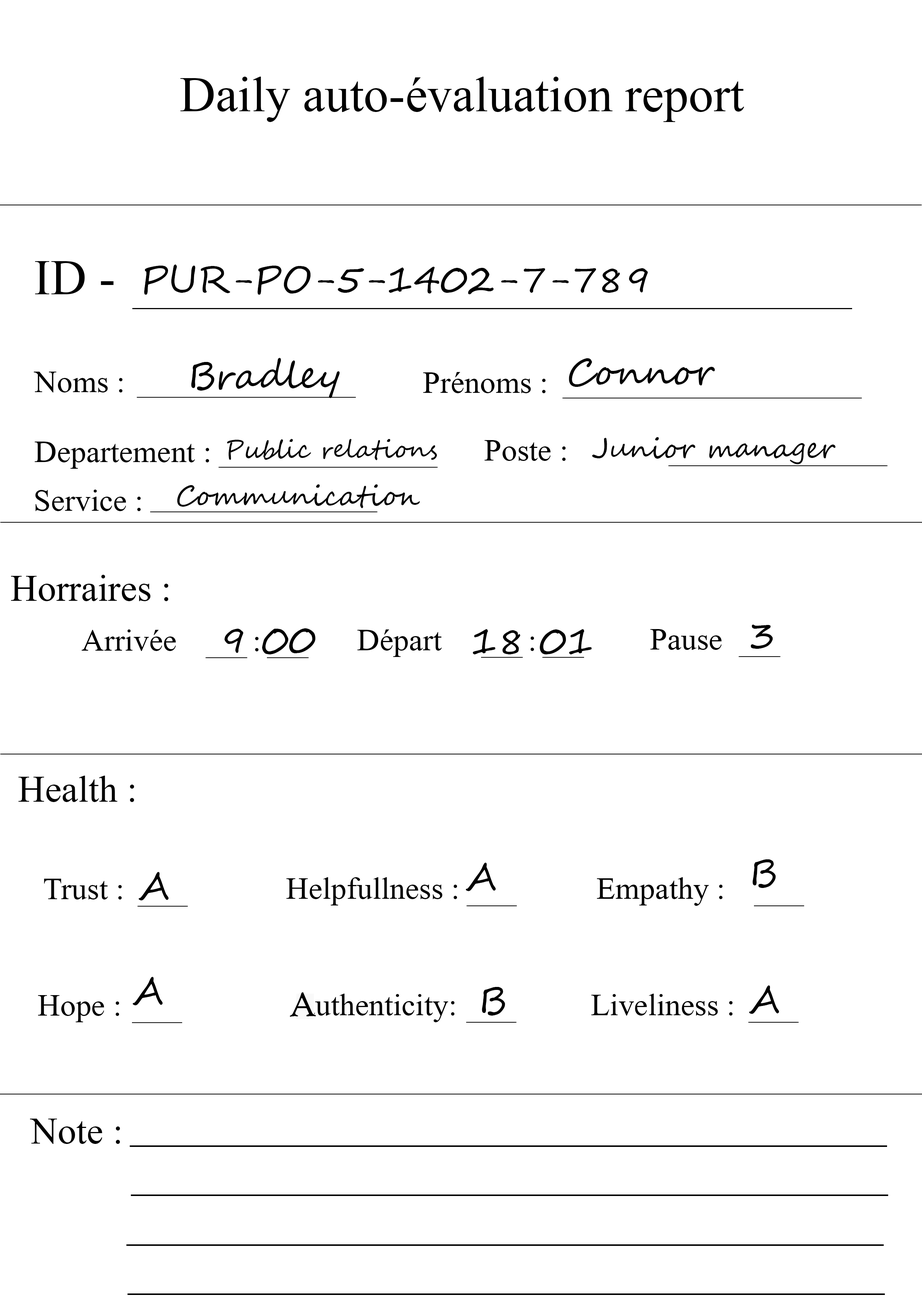
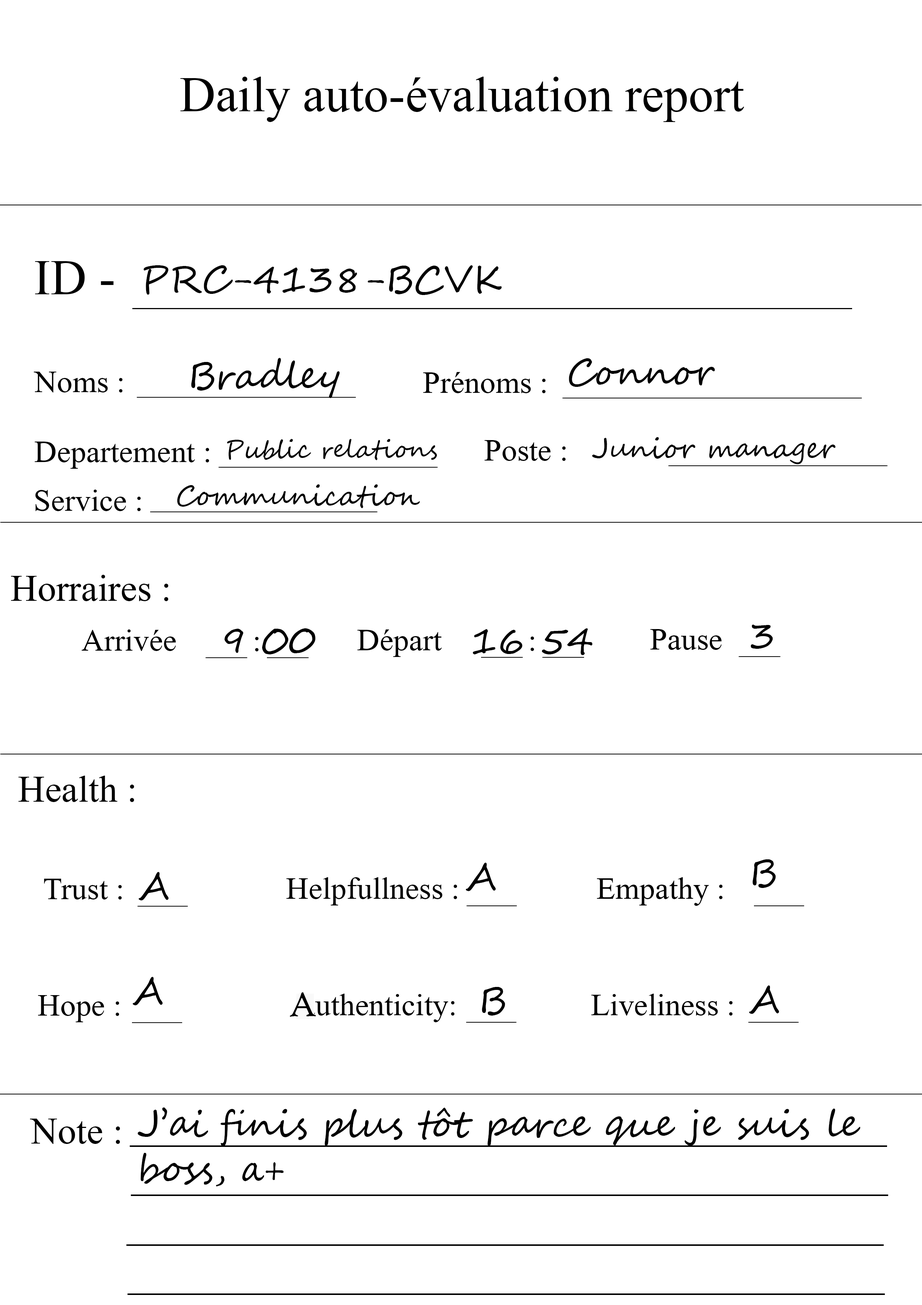
Layered file, before and after one edit (922px x 1305px). Changes by layer:
added layer "J’ai finis plus tôt parce que je suis le boss, a+" above "16 54" over [137, 1106, 861, 1187]
renamed "18 01" to "16 54", painted on it over [500, 628, 593, 655]
renamed "PUR-PO-5-1402-7-789" to "PRC-4138-BCVK", painted on it over [143, 264, 649, 295]
